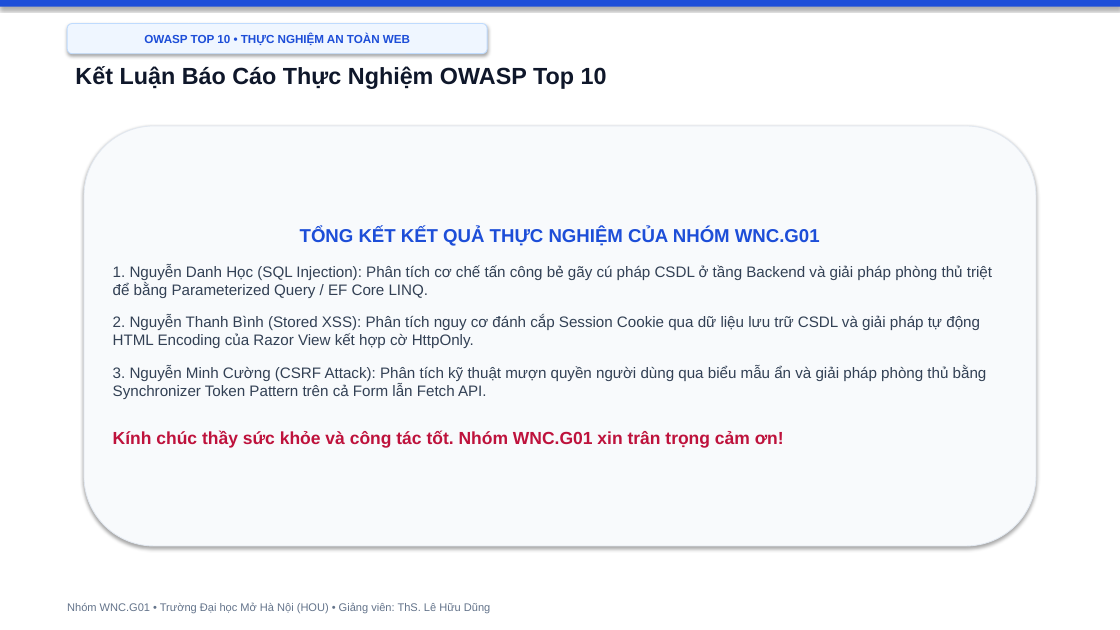
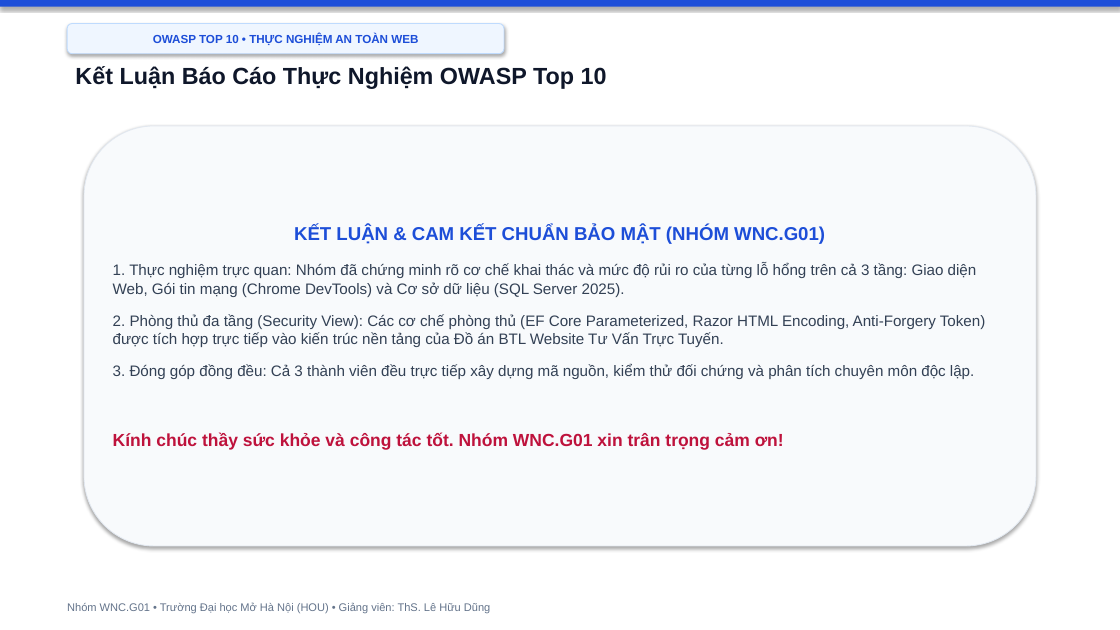
Before and after one commit to hocjsoo/OWASP_Demo, a slide deck: slide 19 of Slide_OWASP_Top3_Nhom_WNC_G01.pptx (slide 20 before the commit). Drawn at 1120x630 pixels with LibreOffice and Linux fonts; fonts in the diff are those of the drawing. Boxes give left, top, right and bottom in pixels: in the first picture for what was removed or moved away, otherwise in the second. Text is boxed around its words. In the diff, an @@ line names an element or a change of style, - is before the commit and + after.

```diff
--- a/Slide_OWASP_Top3_Nhom_WNC_G01.pptx
+++ b/Slide_OWASP_Top3_Nhom_WNC_G01.pptx
@@ rounded rectangle "OWASP TOP 10 • THỰC ...": place and size @@
-rounded rectangle "OWASP TOP 10 • THỰC ..." at (67,24,487,54)
+rounded rectangle "OWASP TOP 10 • THỰC ..." at (67,24,504,54)
@@ text in rounded rectangle at (113,226,985,379): text changed @@
-TỔNG KẾT KẾT QUẢ THỰC NGHIỆM CỦA NHÓM WNC.G01
-1. Nguyễn Danh Học (SQL Injection): Phân tích cơ chế tấn công bẻ gãy cú pháp CSDL ở tầng Backend và giải pháp phòng thủ triệt để bằng Parameterized Query / EF Core LINQ.
-2. Nguyễn Thanh Bình (Stored XSS): Phân tích nguy cơ đánh cắp Session Cookie qua dữ liệu lưu trữ CSDL và giải pháp tự động HTML Encoding của Razor View kết hợp cờ HttpOnly.
-3. Nguyễn Minh Cường (CSRF Attack): Phân tích kỹ thuật mượn quyền người dùng qua biểu mẫu ẩn và giải pháp phòng thủ bằng Synchronizer Token Pattern trên cả Form lẫn Fetch API.
+KẾT LUẬN & CAM KẾT CHUẨN BẢO MẬT (NHÓM WNC.G01)
+1. Thực nghiệm trực quan: Nhóm đã chứng minh rõ cơ chế khai thác và mức độ rủi ro của từng lỗ hổng trên cả 3 tầng: Giao diện Web, Gói tin mạng (Chrome DevTools) và Cơ sở dữ liệu (SQL Server 2025).
+2. Phòng thủ đa tầng (Security View): Các cơ chế phòng thủ (EF Core Parameterized, Razor HTML Encoding, Anti-Forgery Token) được tích hợp trực tiếp vào kiến trúc nền tảng của Đồ án BTL Website Tư Vấn Trực Tuyến.
+3. Đóng góp đồng đều: Cả 3 thành viên đều trực tiếp xây dựng mã nguồn, kiểm thử đối chứng và phân tích chuyên môn độc lập.
```
Also in this commit, not shown: 15 other slides changed, 3 slides added, 4 slides removed, 2 other files.
